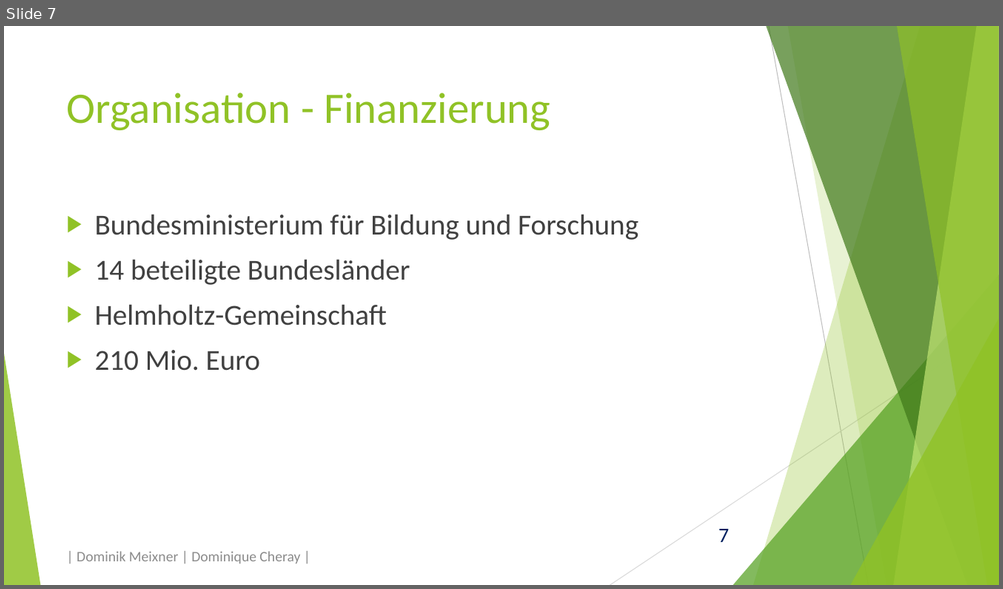
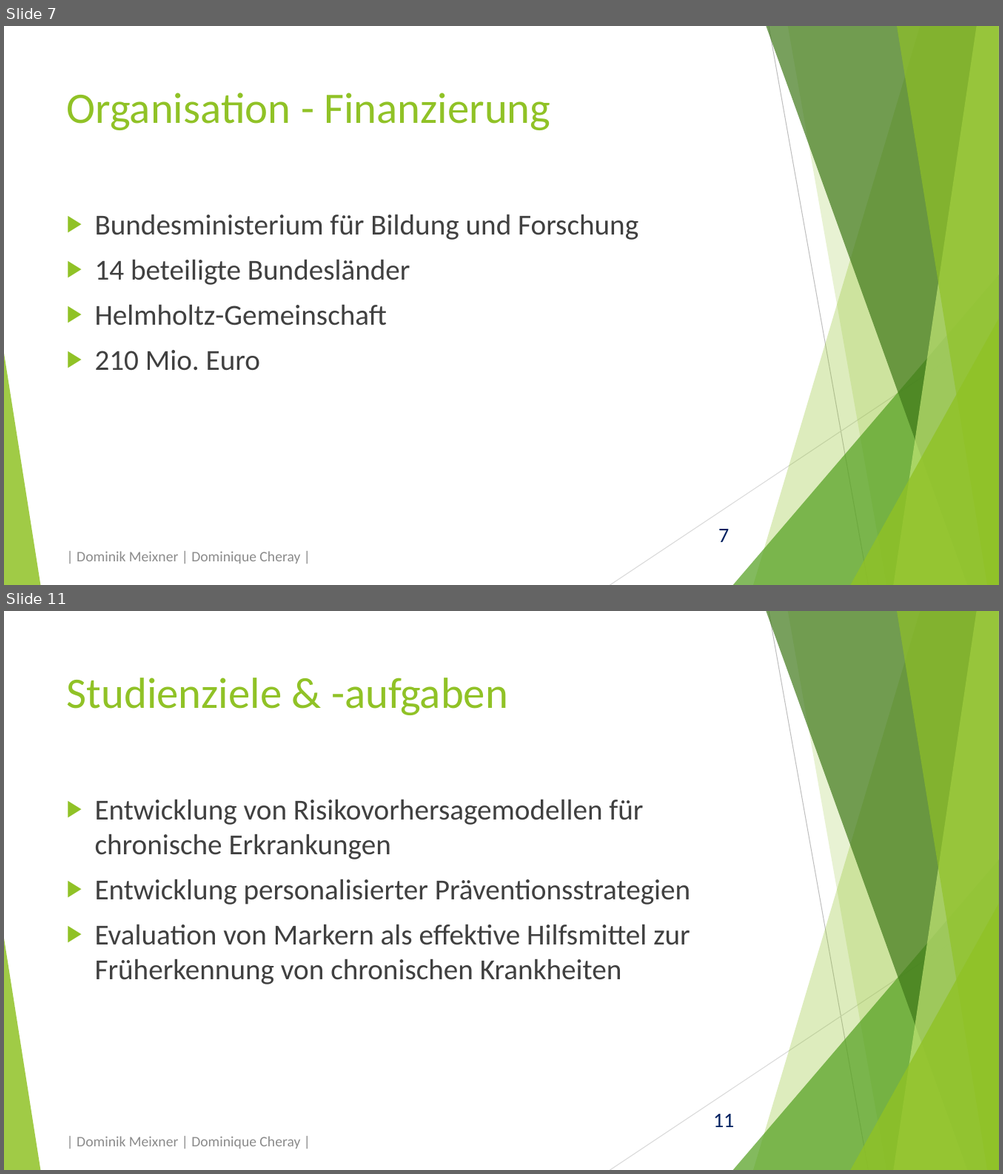
Before and after one commit to domeix/BlaBla, a slide deck: NationaleKohorte/NationaleKohortePraes.pptx. Shown one above the other, each under a label of ours: slide 7 before the commit, slides 7 and 11 after it; the slides between them are not shown. The pictures are 1003x589 and 1003x1174 pixels, drawn with LibreOffice and Linux fonts; fonts in the diff are those of the drawing. Boxes give left, top, right and bottom in pixels: in the first picture for what was removed or moved away, otherwise in the second. Text is boxed around its words. In the diff, an @@ line names an element or a change of style, - is before the commit and + after.

```diff
--- a/NationaleKohorte/NationaleKohortePraes.pptx
+++ b/NationaleKohorte/NationaleKohortePraes.pptx
@@ slide 11 added at (4,611,999,1170), background #FFFFFF; not listed: 11 template elements that a slide beside it also shows @@
@@ title added at (67,678,508,715), 42 pt, text #90C226 @@
+Studienziele & -aufgaben
@@ text added at (95,799,690,985), 28 pt, text #404040 @@
+▶ Entwicklung von Risikovorhersagemodellen für chronische Erkrankungen
+▶ Entwicklung personalisierter Präventionsstrategien
+▶ Evaluation von Markern als effektive Hilfsmittel zur Früherkennung von chronischen Krankheiten
@@ text added at (77,1136,300,1149), 14 pt, text #8C8C8C @@
+| Dominik Meixner | Dominique Cheray |
```
Also in this commit, not shown: 5 slides changed, 14 other slides added, 1 other file.
